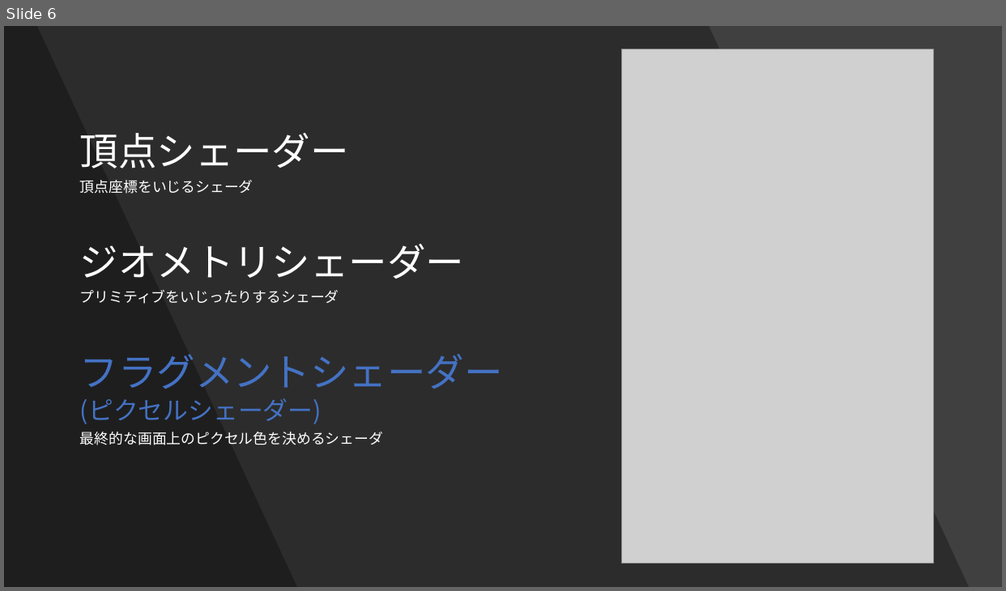
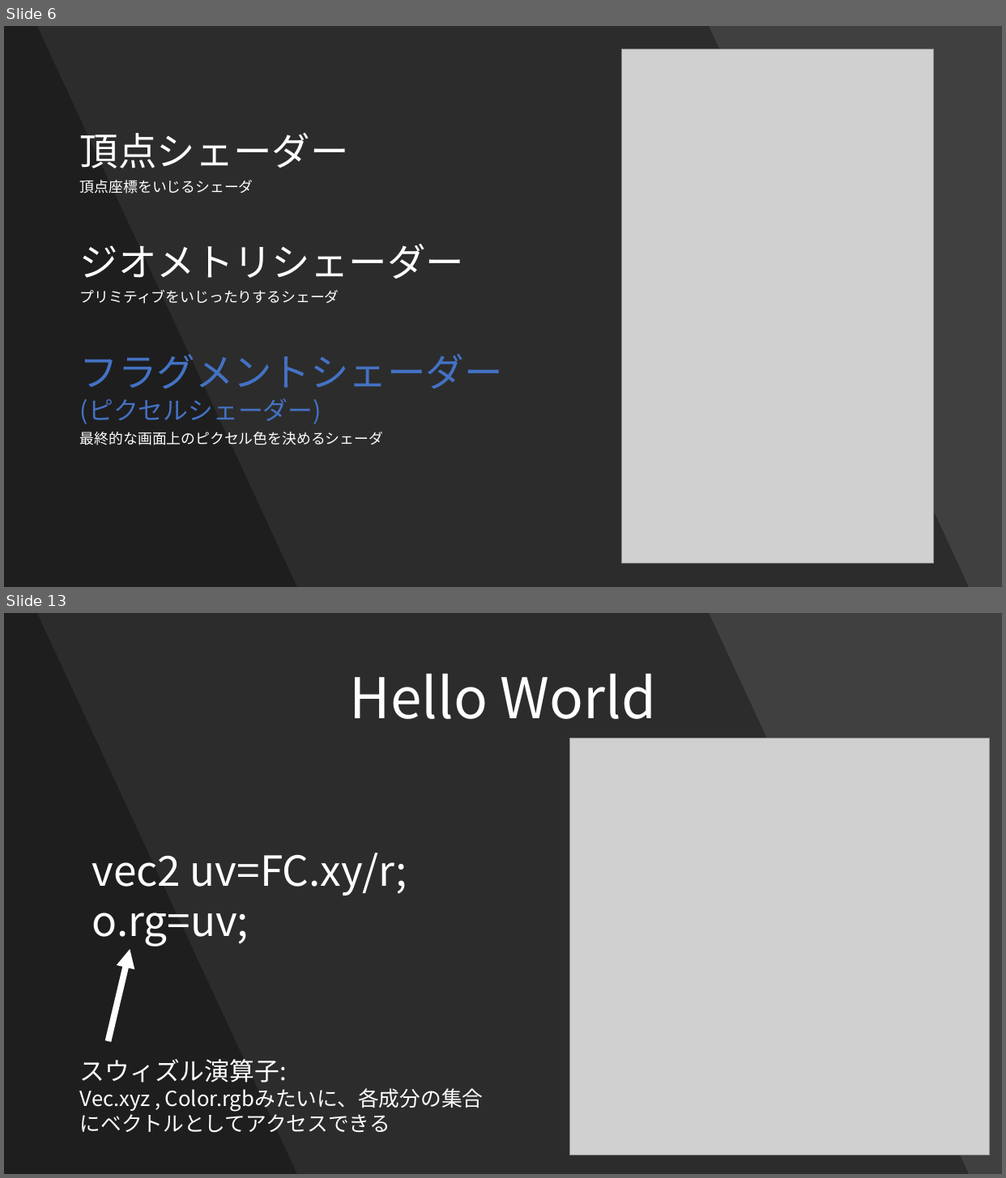
Before and after one commit to Forenard/TsubuyakiGLSL, a slide deck: つぶやきGLSLとは.pptx. Shown one above the other, each under a label of ours: slide 6 before the commit, slides 6 and 13 after it; the slides between them are not shown. The pictures are 1006x591 and 1006x1178 pixels, drawn with LibreOffice and Linux fonts; fonts in the diff are those of the drawing; grey boxes stand for pictures. Boxes give left, top, right and bottom in pixels: in the first picture for what was removed or moved away, otherwise in the second. Text is boxed around its words. In the diff, an @@ line names an element or a change of style, - is before the commit and + after.

```diff
--- a/つぶやきGLSLとは.pptx
+++ b/つぶやきGLSLとは.pptx
@@ slide 13 added at (4,613,1002,1174), background #404040 @@
@@ freeform shape added at (4,613,969,1174), fill #000000 at 30% opacity @@
@@ freeform shape added at (4,613,297,1174), fill #000000 at 30% opacity @@
@@ text added at (350,674,656,719), 54 pt, text #FFFFFF @@
+Hello World
@@ picture added at (570,738,989,1155) @@
@@ text added at (92,853,407,947), 40 pt, text #FFFFFF @@
+vec2 uv=FC.xy/r;
+o.rg=uv;
@@ arrow added from (108, 1041) to (130, 949), #FFFFFF 6 pt @@
@@ text added at (80,1059,484,1133), 20 pt, text #FFFFFF @@
+スウィズル演算子:
+Vec.xyz , Color.rgbみたいに、各成分の集合にベクトルとしてアクセスできる
```
Also in this commit, not shown: 3 slides changed, 13 other slides added.
